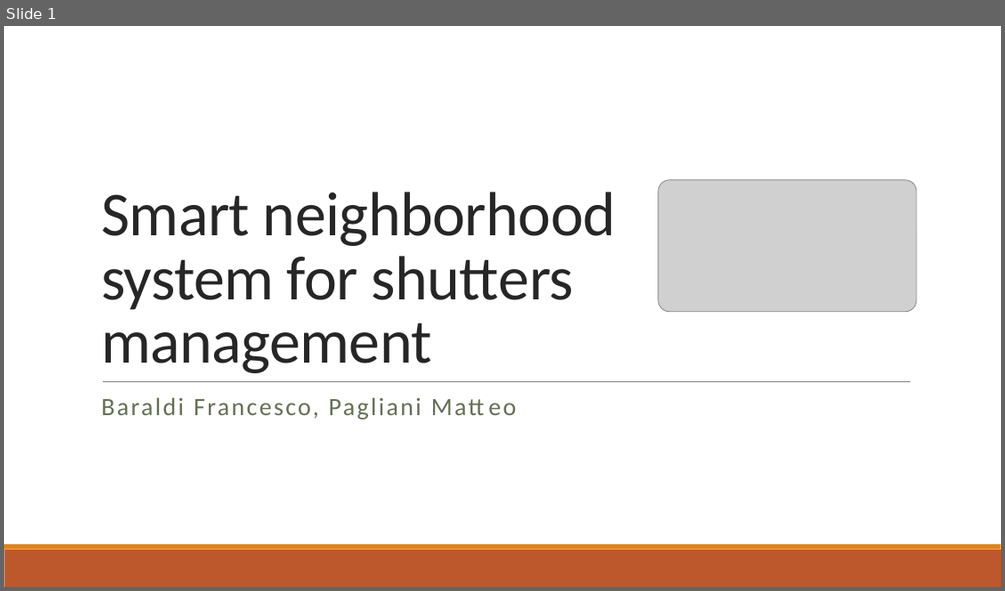
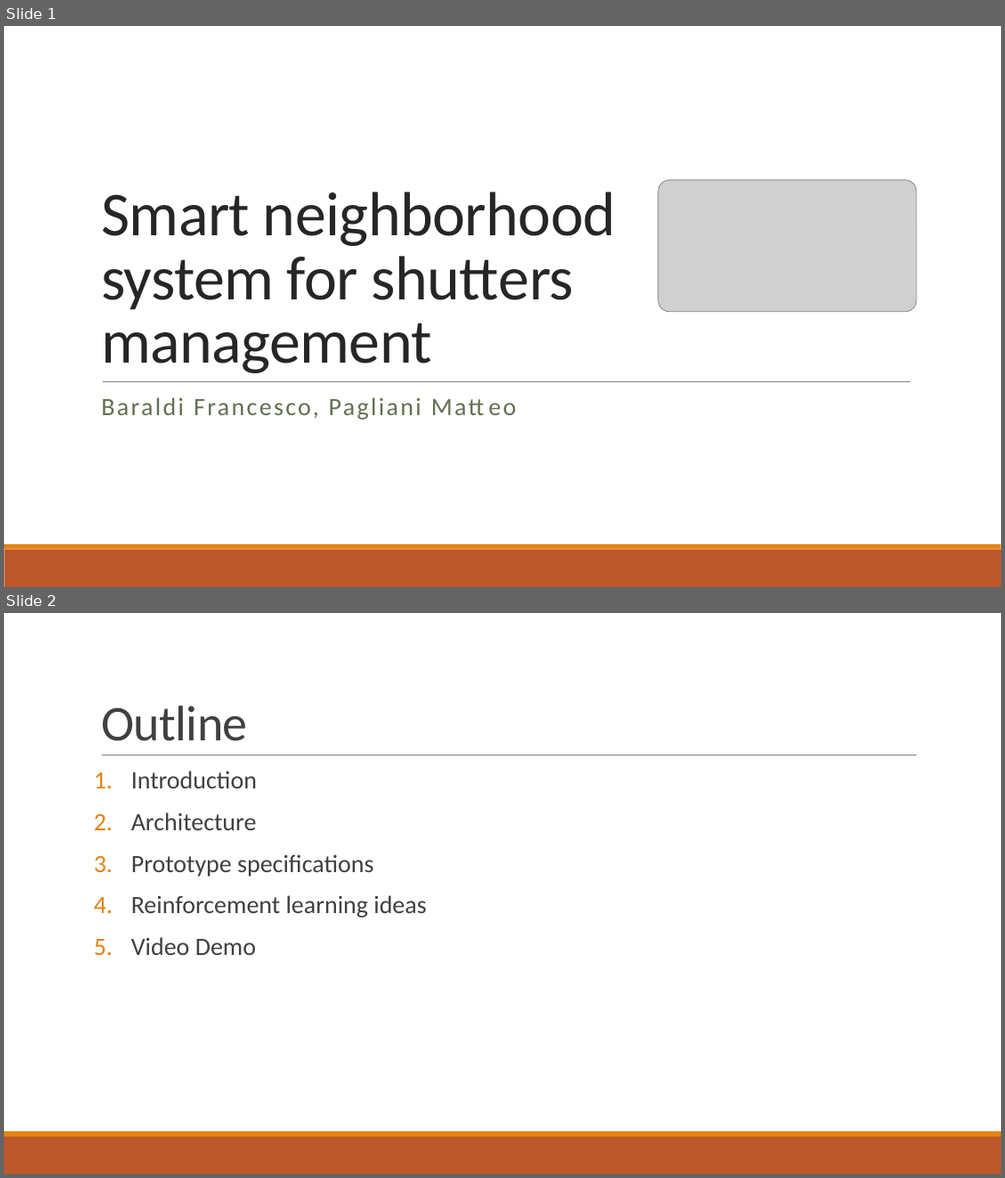
Before and after one commit to francescobaraldi/smart-neighborhood, a slide deck: Smart Neighborhood.pptx. Shown one above the other, each under a label of ours: slide 1 before the commit, slides 1 and 2 after it. The pictures are 1005x591 and 1005x1178 pixels, drawn with LibreOffice and Linux fonts; fonts in the diff are those of the drawing; grey boxes stand for pictures. Boxes give left, top, right and bottom in pixels: in the first picture for what was removed or moved away, otherwise in the second. Text is boxed around its words. In the diff, an @@ line names an element or a change of style, - is before the commit and + after.

```diff
--- a/Smart Neighborhood.pptx
+++ b/Smart Neighborhood.pptx
@@ slide 2 added at [4,613,1001,1174], background #FFFFFF; not listed: 2 template elements that a slide beside it also shows @@
@@ title added at [101,706,248,741], 48 pt, text #404040 @@
+Outline
@@ line added from (102, 755) to (917, 755), #808080 0.5 pt @@
@@ text added at [131,771,426,955], 24 pt, text #404040 @@
+1. Introduction
+2. Architecture
+3. Prototype specifications
+4. Reinforcement learning ideas
+5. Video Demo
```
Also in this commit, not shown: 7 slides changed, 13 other slides added, 1 slide removed.
